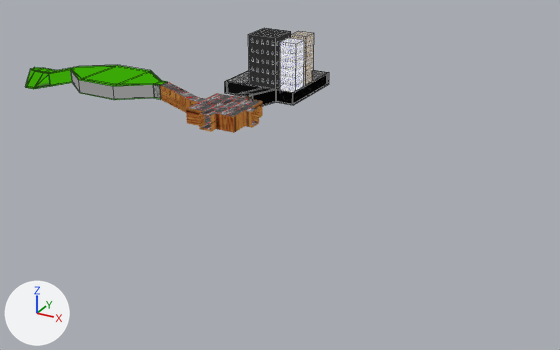
A saved change to the Blender file blender/room.blend.
Camera for both pictures: a 50 mm camera at (95.0, -145.8, 61.6) aimed at (5.7, 16.4, -19.5). The axes (+X, +Y, +Z) are drawn at lower left. The lights are the same throughout. Mesh edges are drawn as thin lines on the coarser meshes.

Names of what the first picture shows: 'City', 'Garden', 'Room', 'building', 'building2', 'building3'.
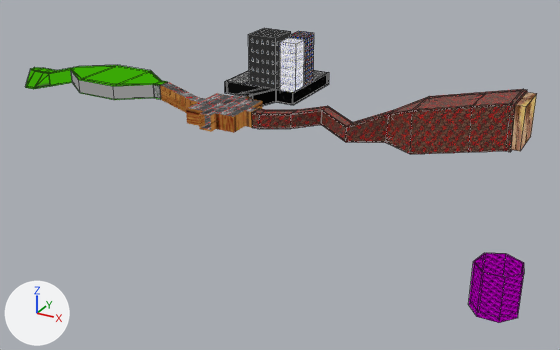
Commit message: new room update

Location of each change, (x1, y1, x2, y2) in pixels of the pictures (560 x 350 px):
'cave', added (red): after (252, 89, 527, 154)
'Prison', added (purple): after (468, 253, 524, 323)
'Monolith_cave_yellow', added (brown): after (511, 92, 537, 151)
'building3', surface changed: (291, 31, 314, 86) in both

Diff of the bpy script that builds the scene:
```diff
--- a/blender/room.blend.py
+++ b/blender/room.blend.py
@@ img_chuchwal_png @@
+img_chuchwal_png = load_image('CHUCHWAL.png', 'CHUCHWAL.png', 256, 128, 'sRGB')
@@ img_t20_png @@
+img_t20_png = load_image('T20.png', 'T20.png', 64, 64, 'sRGB')
@@ img_grdglw_png @@
+img_grdglw_png = load_image('GRDGLW.png', 'GRDGLW.png', 128, 128, 'sRGB')
@@ img_grnywal_png @@
+img_grnywal_png = load_image('GRNYWAL.png', 'GRNYWAL.png', 128, 128, 'sRGB')
@@ mat_buildingwalls_hole @@
 mat_buildingwalls_hole = emission_material('BuildingWalls_hole')
-mat_buildingwalls_hole.texture = img_autop_png
+mat_buildingwalls_hole.texture = img_chuchwal_png
@@ mat_pain @@
+mat_pain = emission_material('Pain')
+mat_pain.texture = img_t20_png
@@ mat_cavewall @@
+mat_cavewall = principled_material('caveWall')
+mat_cavewall.texture = img_grdglw_png
@@ mat_secretgrround @@
+mat_secretgrround = emission_material('secretGrround')
+mat_secretgrround.texture = img_t00121_png
@@ mat_secretwall @@
+mat_secretwall = emission_material('secretWall')
+mat_secretwall.texture = img_hlygy_png
@@ mat_caveground @@
+mat_caveground = emission_material('caveGround')
+mat_caveground.texture = img_grnywal_png
@@ me_cube_013 @@
+me_cube_013.from_pydata(...)  # 8 vertices, 6 faces; spans x -1.0..1.32, y -1.0..0.65, z -1.0..0.95
+me_cube_013.materials.append(mat_ur)  # picture img_ur_png
@@ me_cylinder_005 @@
+me_cylinder_005.from_pydata(...)  # 28 vertices, 23 faces; spans x -17.14..-6.29, y -0.33..10.26, z -24.91..-13.78
+me_cylinder_005.materials.append(mat_pain)  # picture img_t20_png
@@ me_cube_011 @@
+me_cube_011.from_pydata(...)  # 187 vertices, 237 faces; spans x -1.0..56.9, y -1.6..11.3, z -1.0..13.3
+# faces by material slot: [223, 7, 3, 4]
+me_cube_011.materials.append(mat_cavewall)  # picture img_grdglw_png
+me_cube_011.materials.append(mat_caveground)  # picture img_grnywal_png
+me_cube_011.materials.append(mat_secretgrround)  # picture img_t00121_png
+me_cube_011.materials.append(mat_secretwall)  # picture img_hlygy_png
@@ ob_monolith_cave_yellow @@
+ob_monolith_cave_yellow = bpy.data.objects.new('Monolith_cave_yellow', me_cube_013)
+ob_monolith_cave_yellow.location = (67.1, 4.8, 9.3)
+ob_monolith_cave_yellow.rotation_euler = (0.0, 0.0, -3.142)  # degrees (0, 0, -180)
+ob_monolith_cave_yellow.scale = (0.874, 5.8, 4.71)
@@ ob_prison @@
+ob_prison = bpy.data.objects.new('Prison', me_cylinder_005)
+ob_prison.location = (78.0, 0.0, -9.6)
@@ ob_cave @@
+ob_cave = bpy.data.objects.new('cave', me_cube_011)
+ob_cave.location = (9.4, 0.0, 0.8)
```
